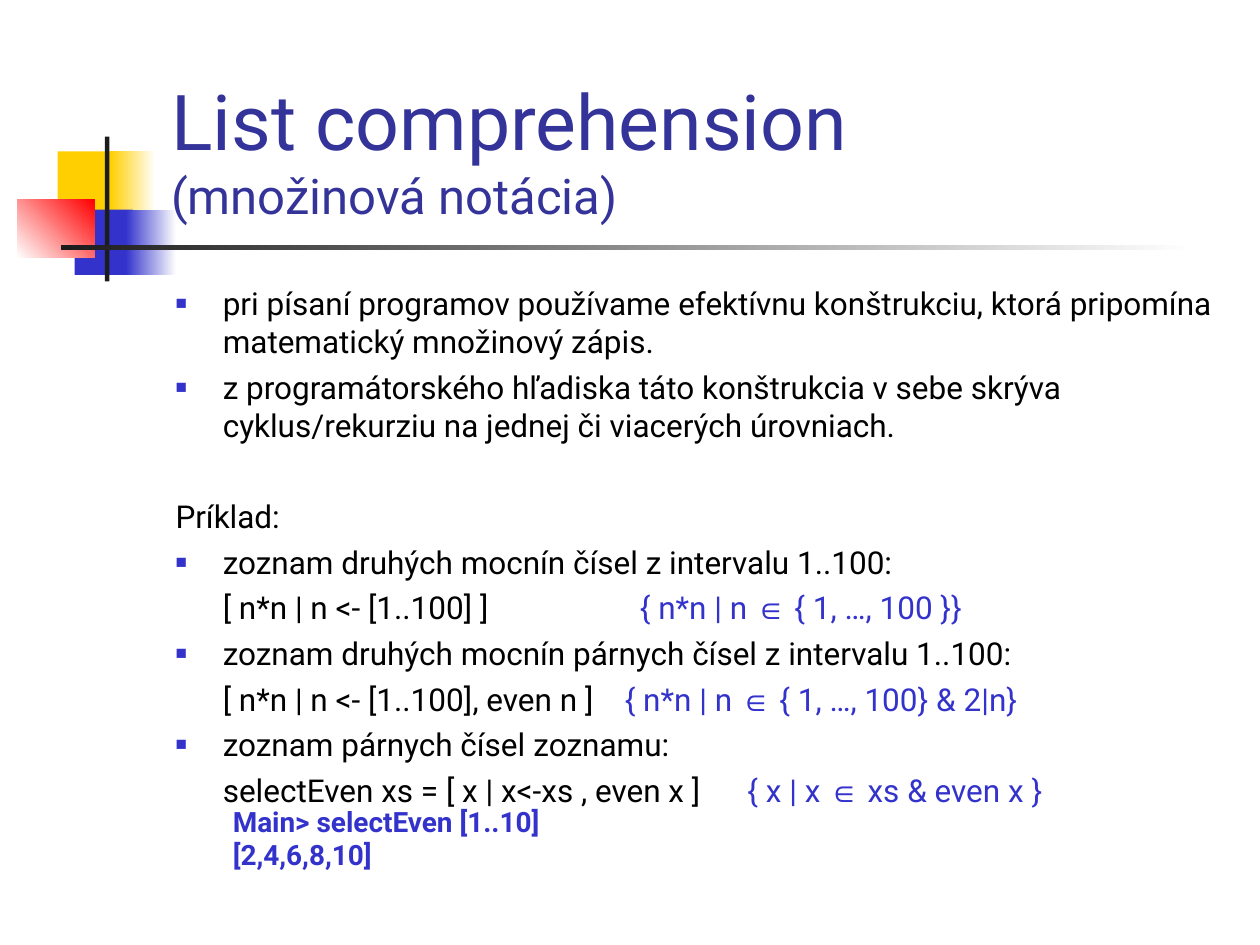
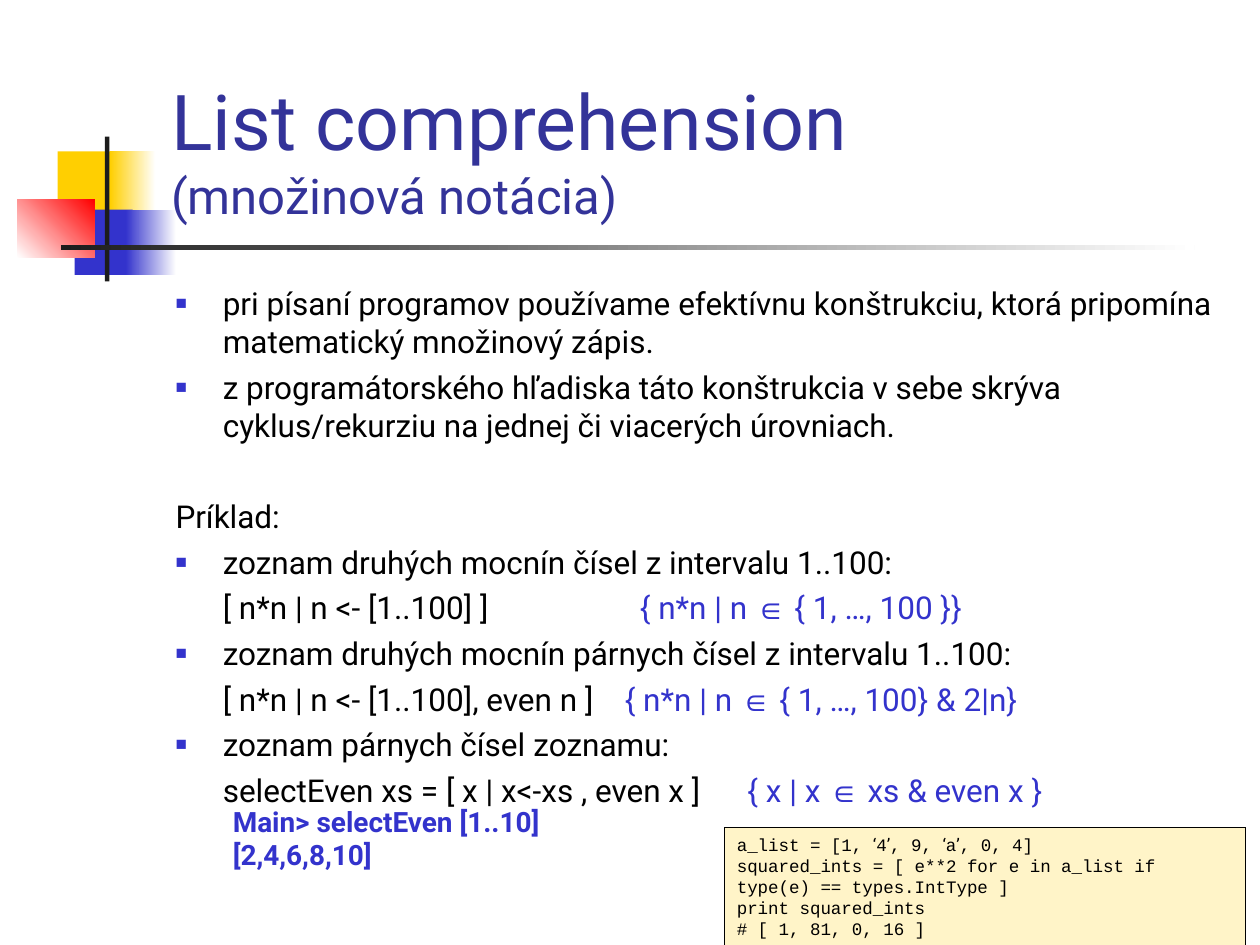
Before and after one commit to paradigmy/Prednasky, a slide deck: slide 4 of 07/funkcionalne2.ppt. Drawn at 1260x945 pixels with LibreOffice and Linux fonts; fonts in the diff are those of the drawing. Boxes give left, top, right and bottom in pixels: in the first picture for what was removed or moved away, otherwise in the second. Text is boxed around its words. In the diff, an @@ line names an element or a change of style, - is before the commit and + after.

```diff
--- a/07/funkcionalne2.ppt
+++ b/07/funkcionalne2.ppt
@@ rectangle added at box(724, 828, 1246, 945), fill #FFF4C8, outline #000000 0.74 pt, 10 pt, text #000000 @@
+a_list = [1, ‘4’, 9, ‘a’, 0, 4]
+squared_ints = [ e**2 for e in a_list if type(e) == types.IntType ]
+print squared_ints
+# [ 1, 81, 0, 16 ]
```
Also in this commit, not shown: 3 other slides changed, 2 slides added, 4 other files.
